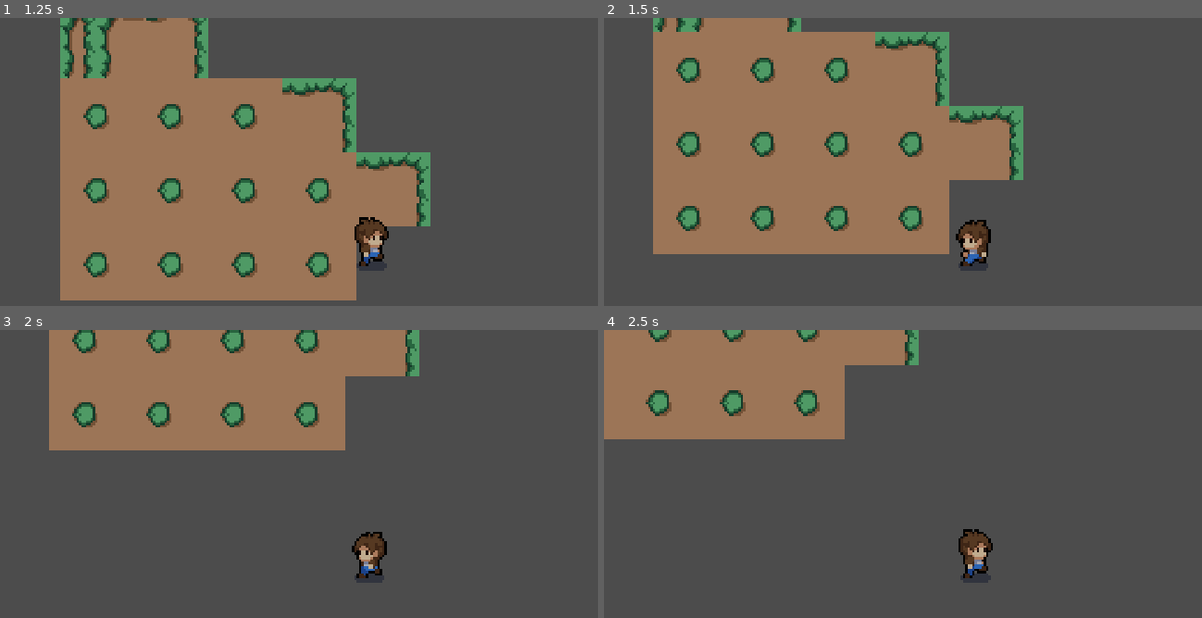
Above: before the commit, frames 1-4 (two rows, left to right).
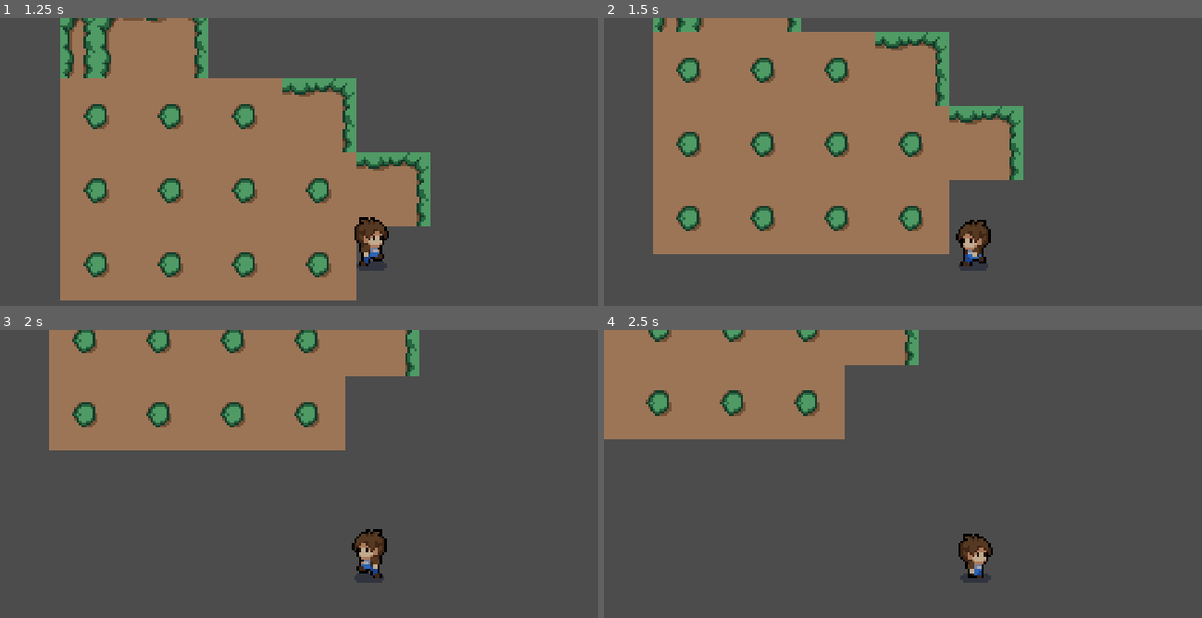
Above: after the commit, the same moments.

Repository: Survikrowa/The-Researcher
Game: Godot game, scene res://scenes/dev/dev_scene.tscn
Same seed, same stepped clock (60 frames per second), same inputs: the game is played once before the commit and once after it.
Inputs (mouse positions are in pixels of both pictures, inside the frame that each line leads up to):
- Up to frame 1 (1.25 s): move the mouse to (532, 205) at 0.52 s; hold D (right) from 0.53 s (still down)
- Up to frame 2 (1.5 s): move the mouse to (825, 248) at 1.27 s; release D (right) at 1.28 s; hold S (down) from 1.28 s (still down)
- Up to frame 3 (2 s): keep holding S (down)
- Up to frame 4 (2.5 s): move the mouse to (1046, 448) at 2.02 s; release S (down) at 2.03 s; hold D (right) from 2.03 s (still down)

Frame 1 is identical in both runs. In frame 2, 0.1% of the frame differs, in the area x 59-65%, y 78-86%; in frame 3, 0.4%; in frame 4, 0.5%, in the area x 59-66%, y 69-87%.
Error before the commit: Invalid get index 'scale' (on base: 'null instance'). (res://components/player/player.gd:28)

Commit message:
feat/basic-player-movement-done

Diff:
--- a/components/player/player.gd
+++ b/components/player/player.gd
@@ -3,7 +3,6 @@
 onready var animation = $AnimationPlayer
 onready var animation_tree = $AnimationTree
 onready var sprite = $Sprite
-onready var raycast2D = $RayCast2D
 var velocity: Vector2 = Vector2()
 var direction: Vector2 = Vector2()
 var mouse_direction: Vector2 = Vector2()
@@ -22,10 +21,8 @@
 	mouse_direction = Vector2(mouse_pos_from_center_x, mouse_pos_from_center_y)
 	if mouse_direction[0] > 0:
 		sprite.flip_h = false
-		raycast2D.scale.x = -.5
 	else:
 		sprite.flip_h = true
-		raycast2D.scale.x = .5
 	animation_tree.set('parameters/Idle/blend_position', mouse_direction)
 	animation_tree.set('parameters/Walk/blend_position', mouse_direction)
 
--- a/components/player/player.tscn
+++ b/components/player/player.tscn
@@ -111,6 +111,7 @@
 texture = ExtResource( 1 )
 hframes = 6
 vframes = 5
+frame = 3
 
 [node name="CollisionShape2D" type="CollisionShape2D" parent="."]
 position = Vector2( 1, 8 )
--- a/project.godot
+++ b/project.godot
@@ -22,6 +22,10 @@
 window/size/test_height=720
 window/stretch/mode="viewport"
 window/stretch/aspect="expand"
+
+[global]
+
+MOUSE_MODE_CAPTURED=false
 
 [importer_defaults]
 
Not shown, changed: components/.DS_Store
